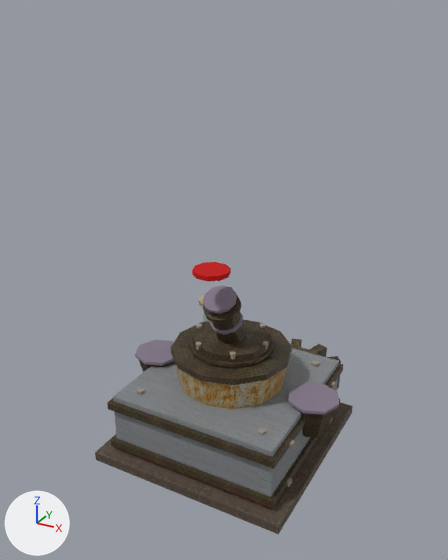
What one commit did to the glTF model buildings/smelter/models/smelter_turret.glb.
Camera for both pictures: a 50 mm camera at (3.29, -6.18, 5.4) aimed at (-0.13, 0.04, 2.29). Lighting does not change. The marker at lower left points along +X, +Y and +Z. The picture after the commit comes second. Where no turn or scale is listed for an object, it has been applied to the vertices. Vertices at exactly the same position are counted once.

Objects in the first picture: 'BandHi', 'BandLo', 'BarrelRing_1', 'BasePlatform', 'Body', 'ChamberLid', 'FiringChamber', 'HopperLeftRim', 'HopperRight', 'HopperRightRim', 'Muzzle', 'TurretBase', 'WeaponBarrel' and 7 more.
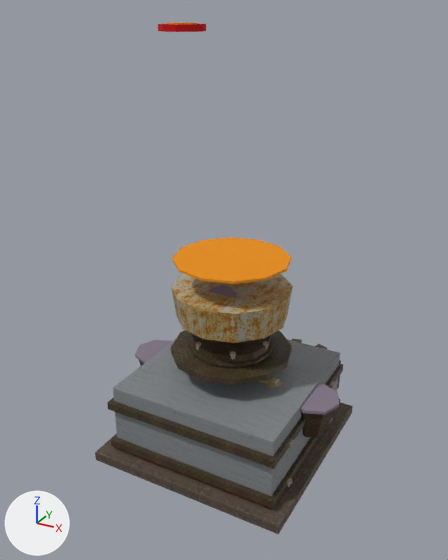
The newer file is also rescaled (x0.5) as a whole; pictures and numbers use the older file's frame.

The change in detail:
me_box_001 is used by ob_body; location (0.0, 0.01, 0.12).
me_box_001 had 16 vertices, 28 faces and spanned x -1.1..1.1, y -1.1..1.1, z 0.0..0.8.
me_box_001 now has 16 vertices, 28 faces and spans x -1.1..1.1, y -1.09..1.11, z 0.12..0.92.
me_box_001 part 1: the whole mesh is moved by (0.0, 0.01, 0.12).
me_cylinder_005 is used by ob_fireglow; location (0.0, 0.0, 1.3).
me_cylinder_005 had 24 vertices, 44 faces and spanned x -0.72..0.72, y -0.72..0.72, z 0.0..0.03.
me_cylinder_005 now has 24 vertices, 44 faces and spans x -0.72..0.72, y -0.72..0.72, z 1.3..1.33.
me_cylinder_005 part 2: the whole mesh is moved by (0.0, 0.0, 1.3).
me_cone is used by ob_firingchamber; location (0.0, 0.01, 0.92).
me_cone had 24 vertices, 44 faces and spanned x -0.75..0.75, y -0.75..0.75, z 0.0..0.4.
me_cone now has 24 vertices, 44 faces and spans x -0.75..0.75, y -0.74..0.76, z 0.92..1.32.
me_cone part 3: the whole mesh is moved by (0.0, 0.01, 0.92).
me_cylinder_008 is used by ob_muzzle; location (0.0, -0.5, 2.6).
me_cylinder_008 had 20 vertices, 36 faces and spanned x -0.22..0.22, y -0.209..0.209, z 0.0..0.06.
me_cylinder_008 now has 20 vertices, 36 faces and spans x -0.22..0.22, y -0.705..-0.287, z 2.6..2.66.
me_cylinder_008 part 4: the whole mesh is moved by (0.0, -0.496, 2.6).
me_cylinder_009 is used by ob_muzzleglow; location (0.0, -0.5, 2.62).
me_cylinder_009 had 20 vertices, 36 faces and spanned x -0.14..0.14, y -0.133..0.133, z 0.0..0.03.
me_cylinder_009 now has 20 vertices, 36 faces and spans x -0.14..0.14, y -0.629..-0.363, z 2.62..2.65.
me_cylinder_009 part 5: the whole mesh is moved by (0.0, -0.496, 2.62).

Boxes (x1, y1, x2, y2) around the edits, measured in the pictures (448 x 560 px):
'Body', moved: before (113, 348, 339, 497); after (113, 339, 340, 496)
'FiringChamber', moved: before (176, 366, 286, 409); after (171, 274, 293, 343)
'FireGlow', moved (not visible before): after (172, 237, 291, 284)
'Muzzle', moved: before (192, 262, 231, 281); after (158, 24, 206, 32)
'MuzzleGlow', moved (not visible before): after (167, 22, 197, 24)
